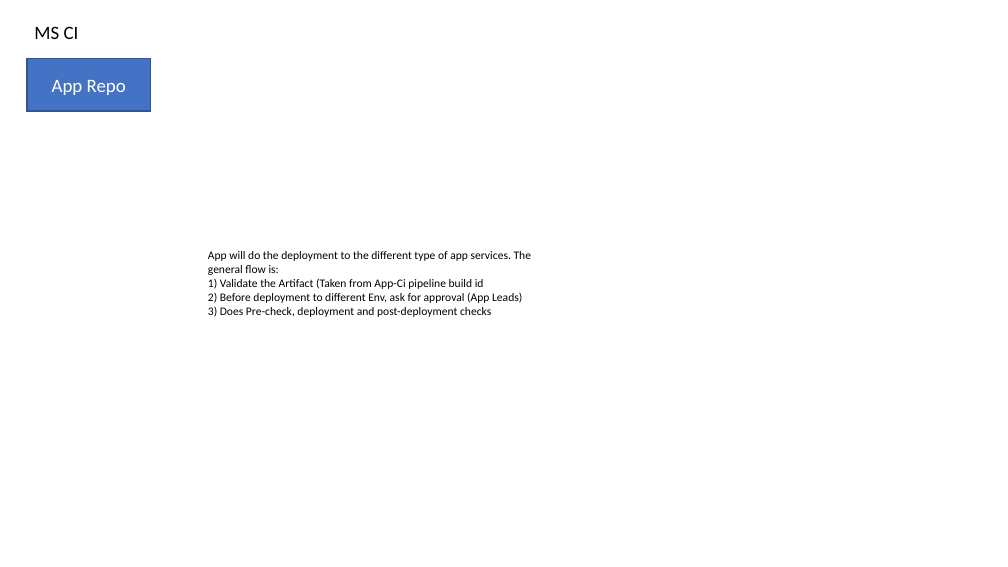
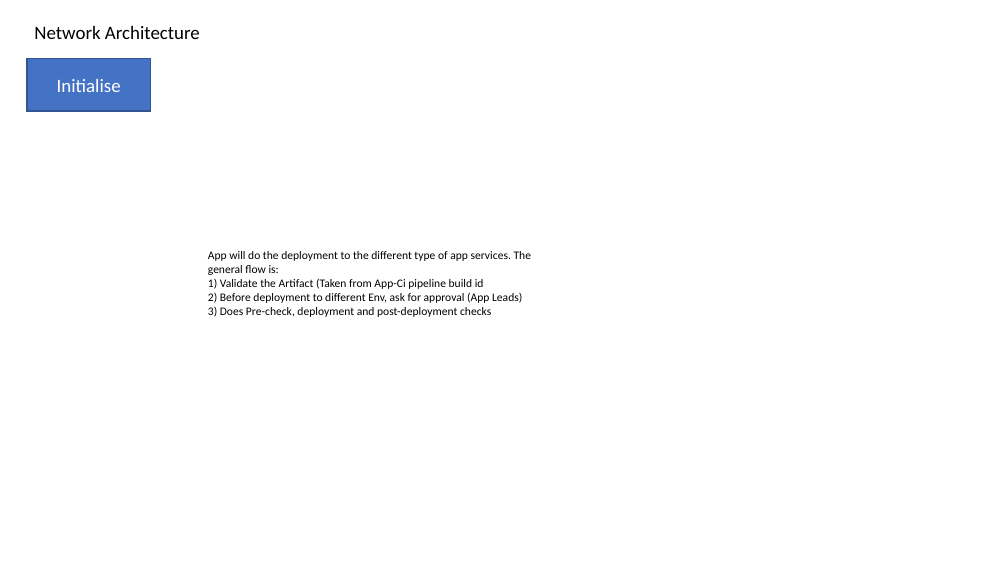
Before and after one commit to Scip316/scip-v1.github.io, a slide deck: slide 8 of intern/Sem2-diagram.pptx (slide 3 before the commit). Drawn at 1008x567 pixels with LibreOffice and Linux fonts; fonts in the diff are those of the drawing. Boxes give left, top, right and bottom in pixels: in the first picture for what was removed or moved away, otherwise in the second. Text is boxed around its words. In the diff, an @@ line names an element or a change of style, - is before the commit and + after.

```diff
--- a/intern/Sem2-diagram.pptx
+++ b/intern/Sem2-diagram.pptx
@@ text at bbox=[34, 26, 200, 39]: text changed @@
-MS CI
+Network Architecture
@@ text in rectangle at bbox=[57, 79, 121, 92]: text changed @@
-App Repo
+Initialise
```
Also in this commit, not shown: 5 other slides changed, 9 slides added.
